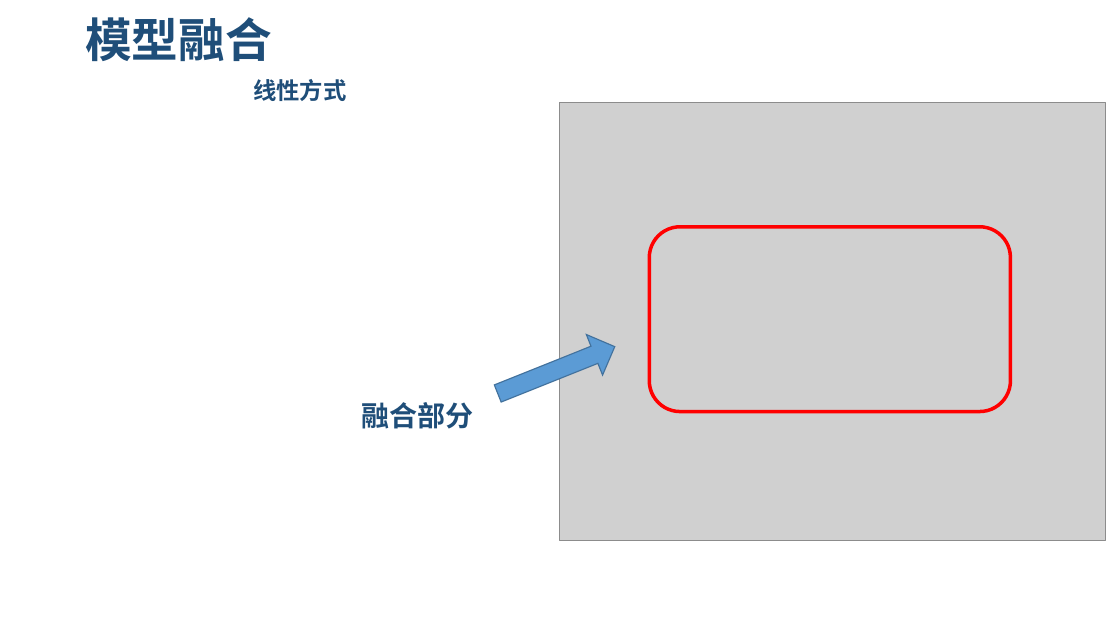
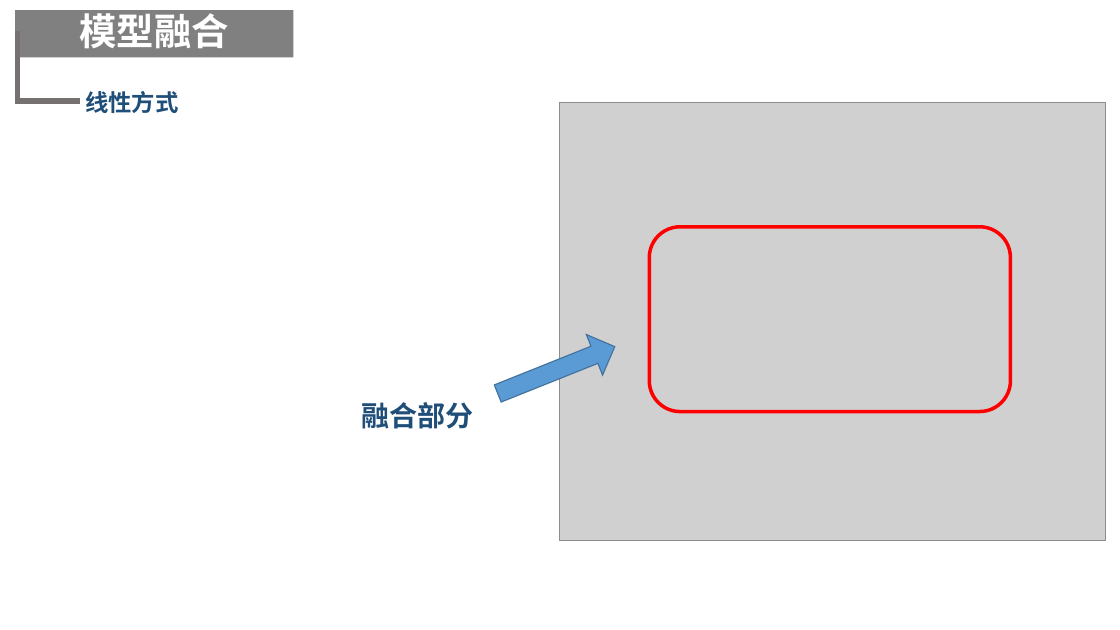
Before and after one commit to lvniqi/tianchi_power, a slide deck: slide 25 of presentation.pptx. Drawn at 1120x630 pixels with LibreOffice and Linux fonts; fonts in the diff are those of the drawing; grey boxes stand for pictures; background and template pictures are left out. Boxes give left, top, right and bottom in pixels: in the first picture for what was removed or moved away, otherwise in the second. Text is boxed around its words. In the diff, an @@ line names an element or a change of style, - is before the commit and + after.

```diff
--- a/presentation.pptx
+++ b/presentation.pptx
@@ rectangle added at (x1=15, y1=10, x2=293, y2=57), fill #808080, 32 pt, text #FFFFFF, bold @@
+模型融合
@@ text at (x1=85, y1=17, x2=272, y2=61): paragraph removed @@
-模型融合
@@ elbow line added from (18, 31) to (80, 101), #767171 4.5 pt @@
@@ text "线性方式" moved from (x1=85, y1=17, x2=346, y2=101) to (x1=85, y1=91, x2=178, y2=113) @@
```
Also in this commit, not shown: 23 other slides changed.
